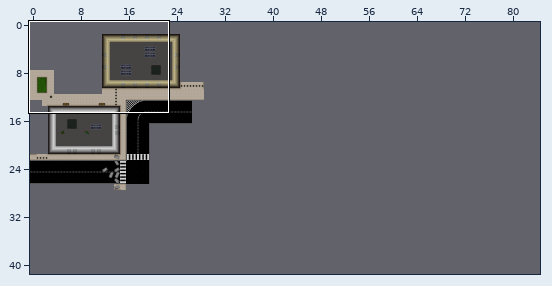
Two states of a Tiled map, Assets/maps/level1.tmx. The picture above shows the old version from afar; the outline marks the close-up.
Close-up. Earlier state:
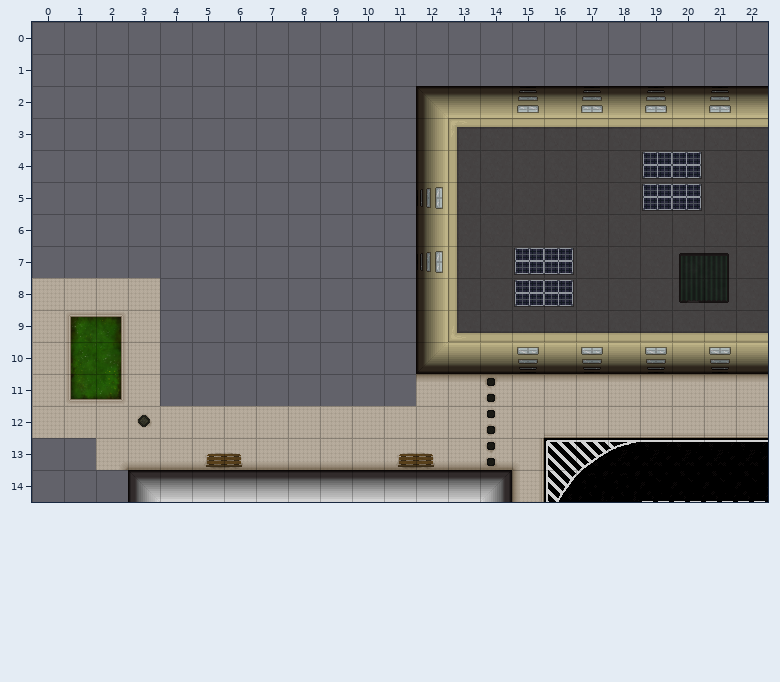
Cells are 32x32 px. Shown: x 0..22, y 0..14. The commit also changed other parts of the map, which this record leaves out. The old version is drawn lined up with the new one.
After the commit:
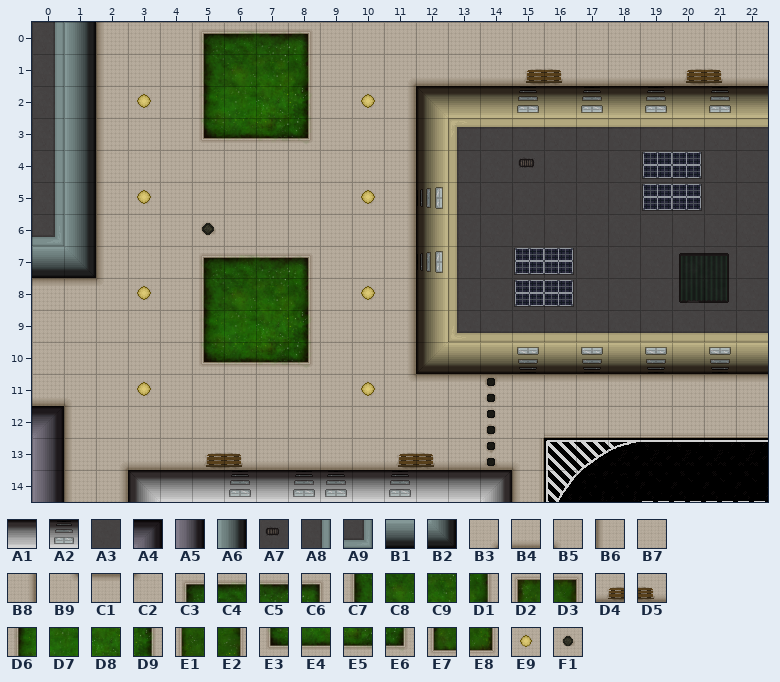
Key: from "buildings": A1 1, A2 2, A3 32, A4 84, A5 99, A6 104, A7 117, A8 118, A9 133, B1 148, B2 149; from "roads": B3 5, B4 6, B5 7, B6 8, B7 11, B8 15, B9 16, C1 17, C2 18, C3 180, C4 181, C5 182, C6 183, C7 190, C8 191, C9 192, D1 193, D2 194, D3 195, D4 196, D5 197, D6 200, D7 201, D8 202, D9 203, E1 204, E2 205, E3 210, E4 211, E5 212, E6 213, E7 214, E8 215, E9 216, F1 217.
__ is an empty cell.
Edits made:
map size 75x50 -> 150x50 cells
Layer "Tile Layer 1":
y 0: x 2..22 __ __ __ __ __ __ __ __ __ __ __ __ __ __ __ __ __ __ __ __ __ -> B6 B7 B7 C3 C4 C5 C6 B7 B7 B7 B7 B7 B7 B7 B7 B7 B7 B7 B7 B7 B7
y 1: x 2..22 __ __ __ __ __ __ __ __ __ __ __ __ __ __ __ __ __ __ __ __ __ -> B6 B7 B7 C7 C8 C9 D1 B7 B7 B3 B4 B4 B4 D4 D5 B4 B4 B4 D4 D5 B4
y 2: x 2..11 __ __ __ __ __ __ __ __ __ __ -> B6 E9 B7 D6 D7 D8 D9 B7 E9 B8
y 3: x 2..11 __ __ __ __ __ __ __ __ __ __ -> B6 B7 B7 E3 E4 E5 E6 B7 B7 B8
y 4: x 2..11 __ __ __ __ __ __ __ __ __ __ -> B6 B7 B7 B7 B7 B7 B7 B7 B7 B8
y 5: x 2..11 __ __ __ __ __ __ __ __ __ __ -> B6 E9 B7 B7 B7 B7 B7 B7 E9 B8
y 6: x 2..11 __ __ __ __ __ __ __ __ __ __ -> B6 B7 B7 F1 B7 B7 B7 B7 B7 B8
y 7: x 2..11 __ __ __ __ __ __ __ __ __ __ -> B6 B7 B7 C3 C4 C5 C6 B7 B7 B8
y 8: x 0..11 B7 B7 B7 B7 __ __ __ __ __ __ __ __ -> C1 C1 C2 E9 B7 C7 C8 C9 D1 B7 E9 B8
y 9: x 1..2 D2 D3 -> B7 B7; x 4..11 __ __ __ __ __ __ __ __ -> B7 D6 D7 D8 D9 B7 B7 B8
y 10: x 1..2 E1 E2 -> B7 B7; x 4..11 __ __ __ __ __ __ __ __ -> B7 E3 E4 E5 E6 B7 B7 B8
y 11: x 0..11 B7 E7 E8 B7 __ __ __ __ __ __ __ __ -> B4 B5 B7 E9 B7 B7 B7 B7 B7 B7 E9 B9
y 12: x 0..1 B7 B7 -> __ B6; x 3 F1 -> B7
y 13: x 1 __ -> B6
y 14: x 1..2 __ __ -> B6 B8; x 6 A1 -> __; x 8..9 A1 A1 -> __ __; x 11 A1 -> __
Layer "Collisions":
y 0..3: x 0..1 __ __ -> A8 A6
y 4: x 0..1 __ __ -> A8 A6; x 15 A3 -> A7
y 5: x 0..1 __ __ -> A8 A6
y 6: x 0..1 __ __ -> A9 A6
y 7: x 0..1 __ __ -> B1 B2
y 12: x 0 __ -> A4
y 13: x 0 __ -> A5
y 14: x 0 __ -> A5; x 6 __ -> A2; x 8..9 __ __ -> A2 A2; x 11 __ -> A2
Boxes around the changes in both close-ups, in picture pixels (x1, y1, x2, y2):
changed: (32, 22, 768, 502)
